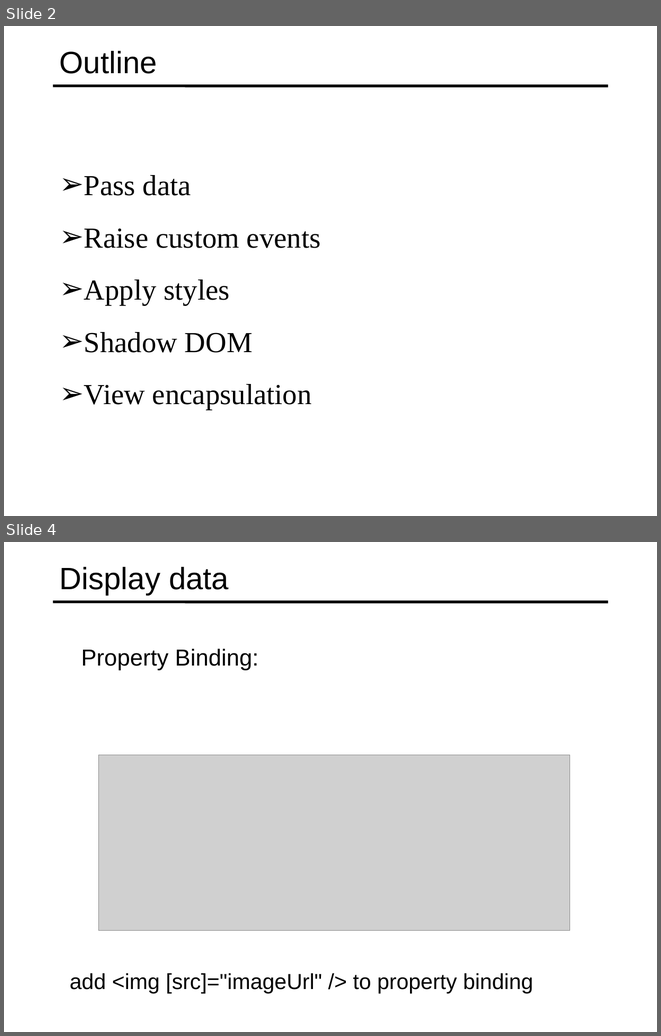
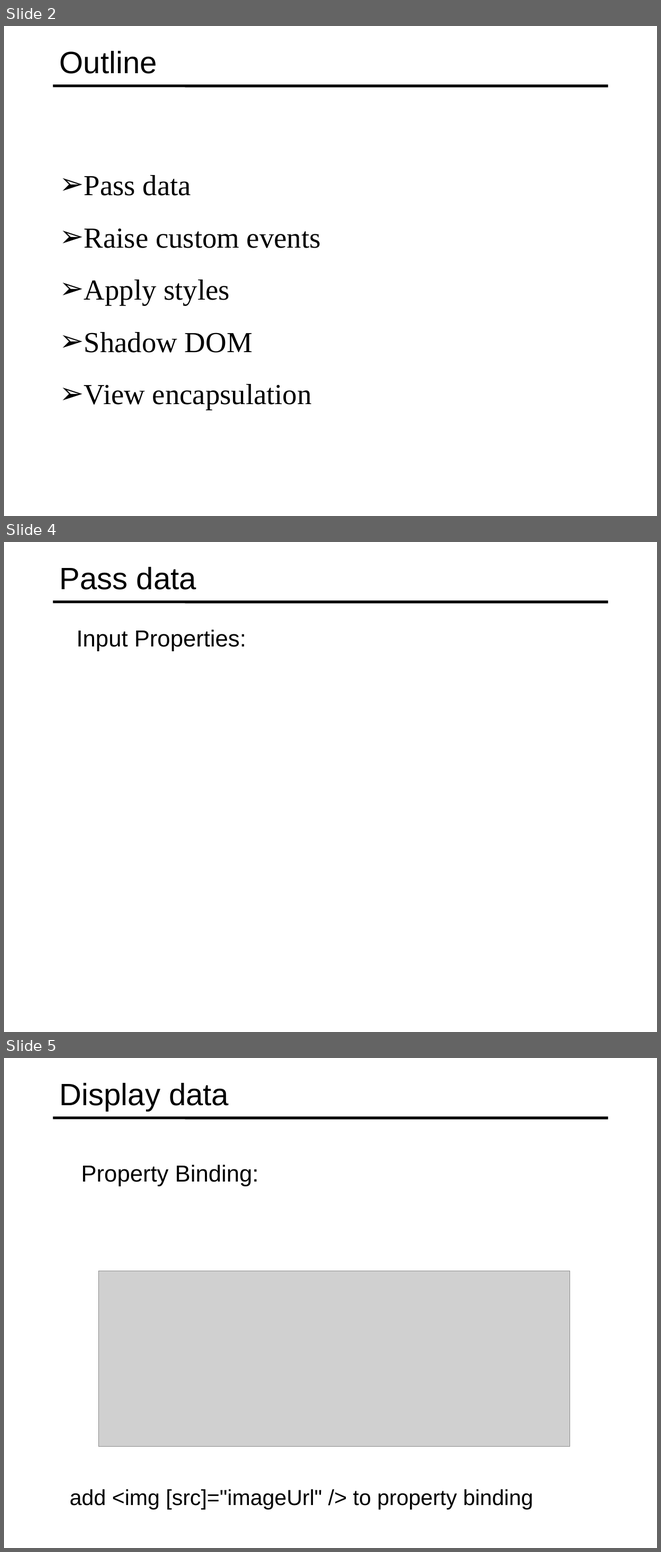
Before and after one commit to specter01wj/Jago_Link_Training, a slide deck: Angular/Angular7/Angular Advanced Course/Essentials/3.Building Re-usable Components/L3_Building Re-usable Components.ppt. Shown one above the other, each under a label of ours: slides 2 and 4 before the commit, slides 2, 4 and 5 after it; the slides between them are not shown. The pictures are 661x1036 and 661x1552 pixels, drawn with LibreOffice and Linux fonts; fonts in the diff are those of the drawing; grey boxes stand for pictures. Boxes give left, top, right and bottom in pixels: in the first picture for what was removed or moved away, otherwise in the second. Text is boxed around its words. In the diff, an @@ line names an element or a change of style, - is before the commit and + after.

```diff
--- a/Angular/Angular7/Angular Advanced Course/Essentials/3.Building Re-usable Components/L3_Building Re-usable Components.ppt
+++ b/Angular/Angular7/Angular Advanced Course/Essentials/3.Building Re-usable Components/L3_Building Re-usable Components.ppt
@@ slide 4 added at (4,542,657,1032), background #FFFFFF; not listed: 1 template element that a slide beside it also shows @@
@@ title added at (60,567,196,590), 34 pt, text #000000 @@
+Pass data
@@ text added at (77,629,246,651), 25.5 pt, text #000000 @@
+  Input Properties:
@@ what was slide 4 is now slide 5 @@
```
Also in this commit, not shown: 1 other slide added, 1 slide removed, 40 other files.
